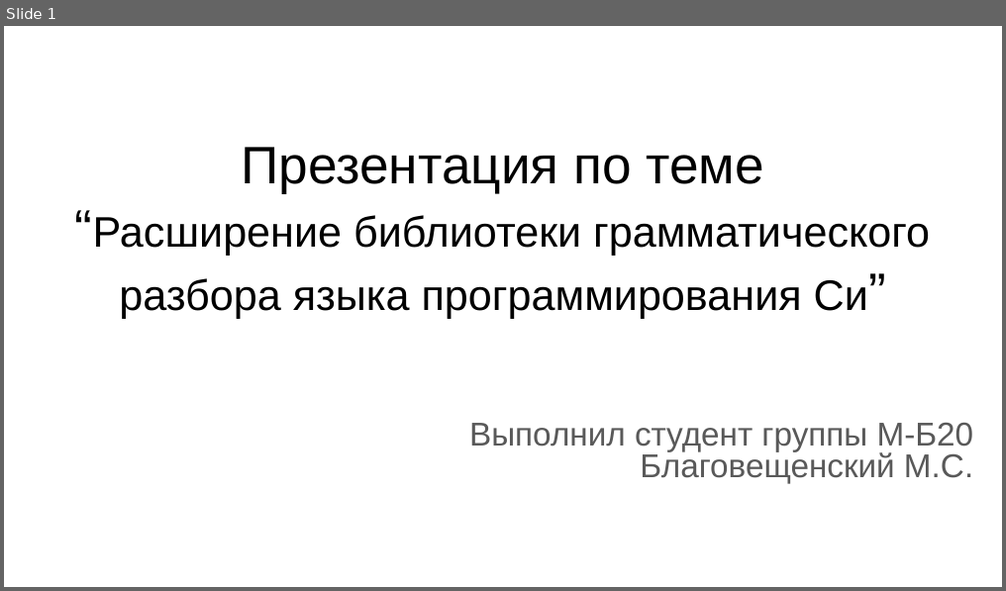
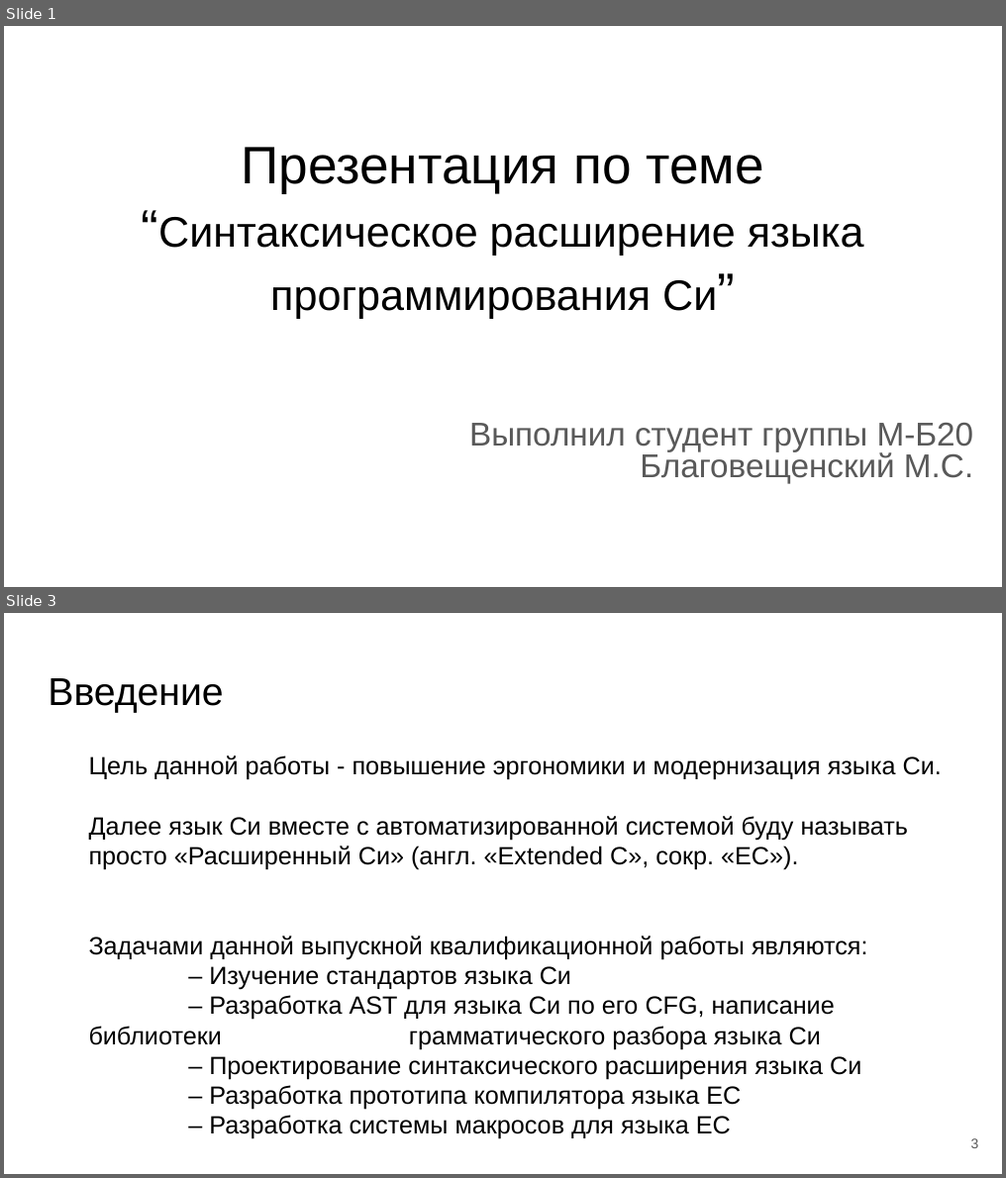
Before and after one commit to m-blg/bach-vkr, a slide deck: extra/Презентация по теме “Грамматический разбор языка Си”.odp. Shown one above the other, each under a label of ours: slide 1 before the commit, slides 1 and 3 after it; the slides between them are not shown. The pictures are 1006x591 and 1006x1178 pixels, drawn with LibreOffice and Linux fonts; fonts in the diff are those of the drawing. Boxes give left, top, right and bottom in pixels: in the first picture for what was removed or moved away, otherwise in the second. Text is boxed around its words. In the diff, an @@ line names an element or a change of style, - is before the commit and + after.

```diff
--- a/extra/Презентация по теме “Грамматический разбор языка Си”.odp
+++ b/extra/Презентация по теме “Грамматический разбор языка Си”.odp
@@ slide 3 added at (4,613,1002,1174), background #FFFFFF @@
@@ title added at (48,678,223,713), 28 pt, text #000000 @@
+Введение
@@ text added at (89,756,942,1140), 18 pt, text #000000 @@
+Цель данной работы - повышение эргономики и модернизация языка Си.
+Далее язык Си вместе с автоматизированной системой буду называть просто «Расширенный Си» (англ. «Extended C», сокр. «EC»).
+Задачами данной выпускной квалификационной работы являются:
+– Изучение стандартов языка Си
+– Разработка AST для языка Си по его CFG, написание библиотеки грамматического разбора языка Си
+– Проектирование синтаксического расширения языка Си
+– Разработка прототипа компилятора языка EC
+– Разработка системы макросов для языка EC
@@ page number added at (971,1139,979,1149), 10 pt, text #595959 @@
+3
@@ slide 1 changed as well @@
@@ title at (158,147,864,319): text changed @@
-Презентация по теме
-“Расширение библиотеки грамматического разбора языка программирования Си”
+Презентация по теме
+“Синтаксическое расширение языка программирования Си”
```
Also in this commit, not shown: 1 other slide changed, 10 other slides added, 10 slides removed, 37 other files.
